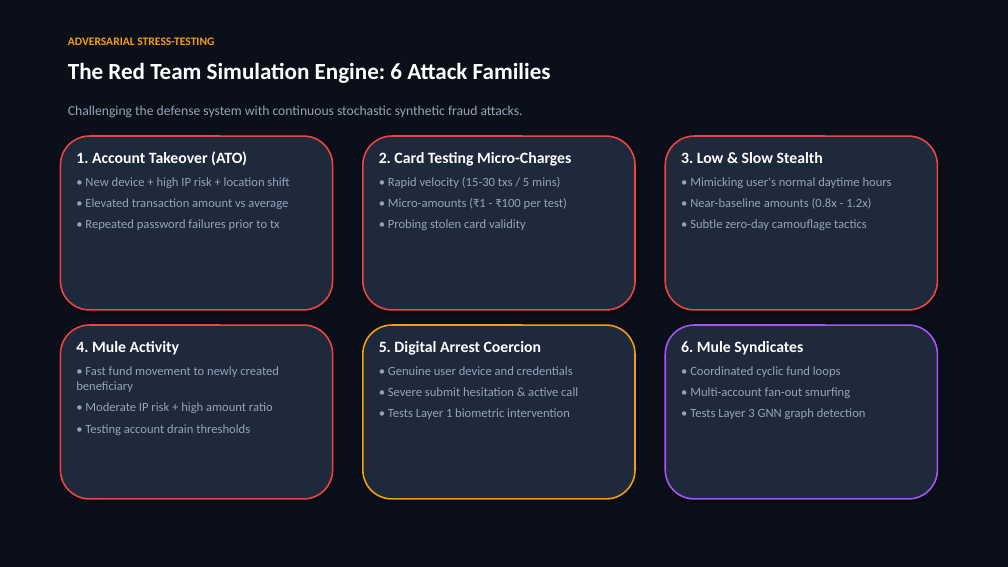
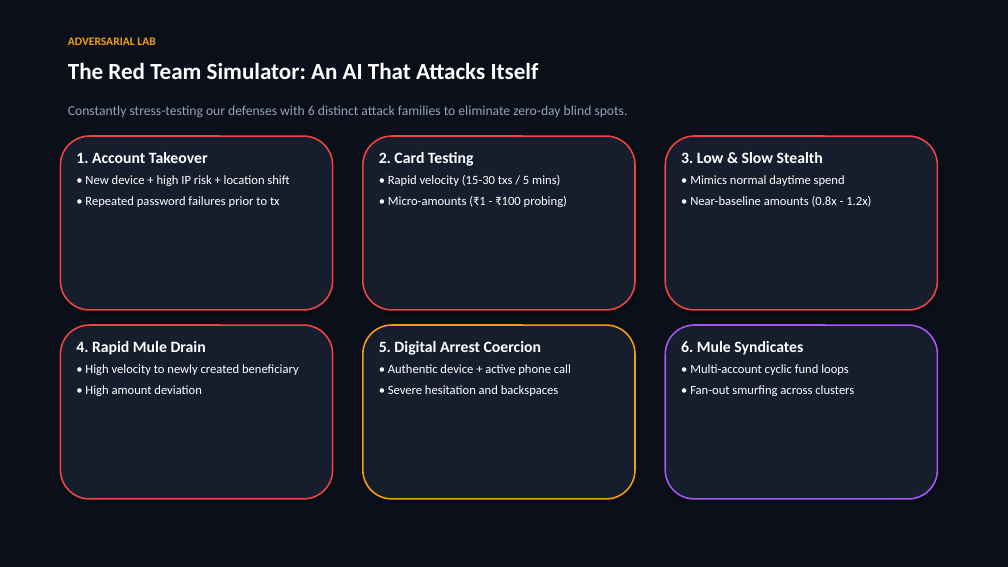
Before and after one commit to Abhay-s-8/defense, a slide deck: slide 8 of docs/AI_Defense_Lab_Presentation.pptx. Drawn at 1008x567 pixels with LibreOffice and Linux fonts; fonts in the diff are those of the drawing. Boxes give left, top, right and bottom in pixels: in the first picture for what was removed or moved away, otherwise in the second. Text is boxed around its words. In the diff, an @@ line names an element or a change of style, - is before the commit and + after.

```diff
--- a/docs/AI_Defense_Lab_Presentation.pptx
+++ b/docs/AI_Defense_Lab_Presentation.pptx
@@ text at box(68, 37, 155, 45): text changed @@
-ADVERSARIAL STRESS-TESTING
+ADVERSARIAL LAB
@@ text at box(68, 62, 539, 79): text changed @@
-The Red Team Simulation Engine: 6 Attack Families
+The Red Team Simulator: An AI That Attacks Itself
@@ text at box(68, 105, 628, 118): text changed @@
-Challenging the defense system with continuous stochastic synthetic fraud attacks.
+Constantly stress-testing our defenses with 6 distinct attack families to eliminate zero-day blind spots.
@@ text in rounded rectangle at box(76, 152, 208, 163): text changed @@
-1. Account Takeover (ATO)
+1. Account Takeover
@@ text in rounded rectangle at box(85, 175, 289, 207): text colour #94A3B8 to #FFFFFF in "• New device + high IP risk ...", "• Repeated password failures prior to tx"; less space between paragraphs @@
@@ text in rounded rectangle at box(379, 152, 474, 166): text changed @@
-2. Card Testing Micro-Charges
+2. Card Testing
@@ text in rounded rectangle at box(388, 175, 560, 186): text colour #94A3B8 to #FFFFFF in "• Rapid velocity (15-30 txs / 5 ..."; less space between paragraphs @@
@@ text in rounded rectangle at box(690, 175, 845, 186): text changed; text colour #94A3B8 to #FFFFFF @@
-• Mimicking user's normal daytime hours
+• Mimics normal daytime spend
@@ text in rounded rectangle at box(85, 198, 288, 209): paragraph removed @@
-• Elevated transaction amount vs average
@@ text in rounded rectangle at box(388, 196, 567, 207): text changed; text colour #94A3B8 to #FFFFFF @@
-• Micro-amounts (₹1 - ₹100 per test)
-• Probing stolen card validity
+• Micro-amounts (₹1 - ₹100 probing)
@@ text in rounded rectangle at box(690, 196, 871, 207): text colour #94A3B8 to #FFFFFF in "• Near-baseline amounts (0.8x - 1.2x)"; less space between paragraphs @@
@@ text in rounded rectangle at box(690, 219, 867, 230): paragraph removed @@
-• Subtle zero-day camouflage tactics
@@ fill #1E293B to #161E2E in 6 elements at box(60, 136, 333, 310), box(363, 136, 635, 310), box(665, 136, 938, 310), box(665, 325, 938, 499), box(60, 325, 333, 499), box(363, 325, 635, 499) @@
@@ text in rounded rectangle at box(76, 341, 299, 396): text changed; text colour #94A3B8 to #FFFFFF @@
-4. Mule Activity
-• Fast fund movement to newly created beneficiary
-• Moderate IP risk + high amount ratio
-• Testing account drain thresholds
+4. Rapid Mule Drain
+• High velocity to newly created beneficiary
+• High amount deviation
@@ text in rounded rectangle at box(388, 364, 571, 396): text changed; text colour #94A3B8 to #FFFFFF @@
-• Genuine user device and credentials
-• Severe submit hesitation & active call
-• Tests Layer 1 biometric intervention
+• Authentic device + active phone call
+• Severe hesitation and backspaces
@@ text in rounded rectangle at box(690, 364, 854, 396): text changed; text colour #94A3B8 to #FFFFFF @@
-• Coordinated cyclic fund loops
-• Multi-account fan-out smurfing
-• Tests Layer 3 GNN graph detection
+• Multi-account cyclic fund loops
+• Fan-out smurfing across clusters
```
Also in this commit, not shown: 10 other slides changed, 1 slide added, 1 slide removed, 2 other files.
